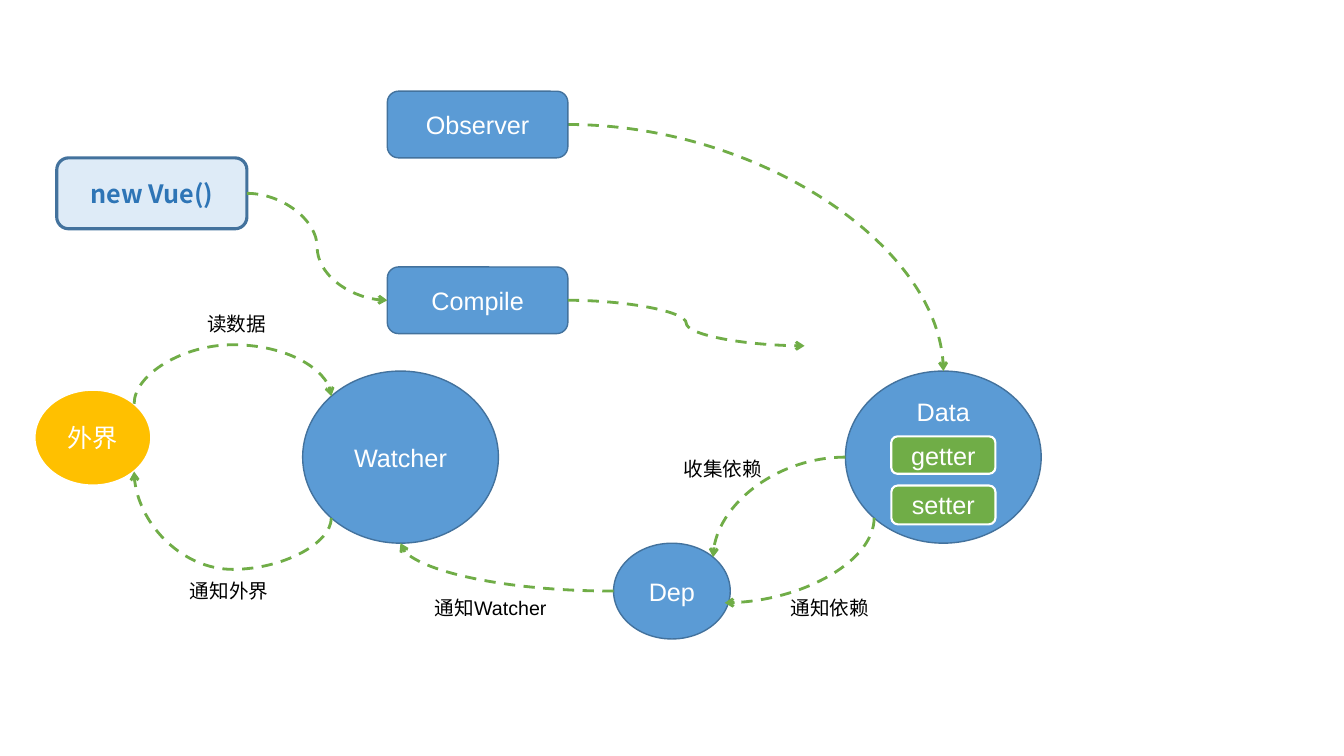
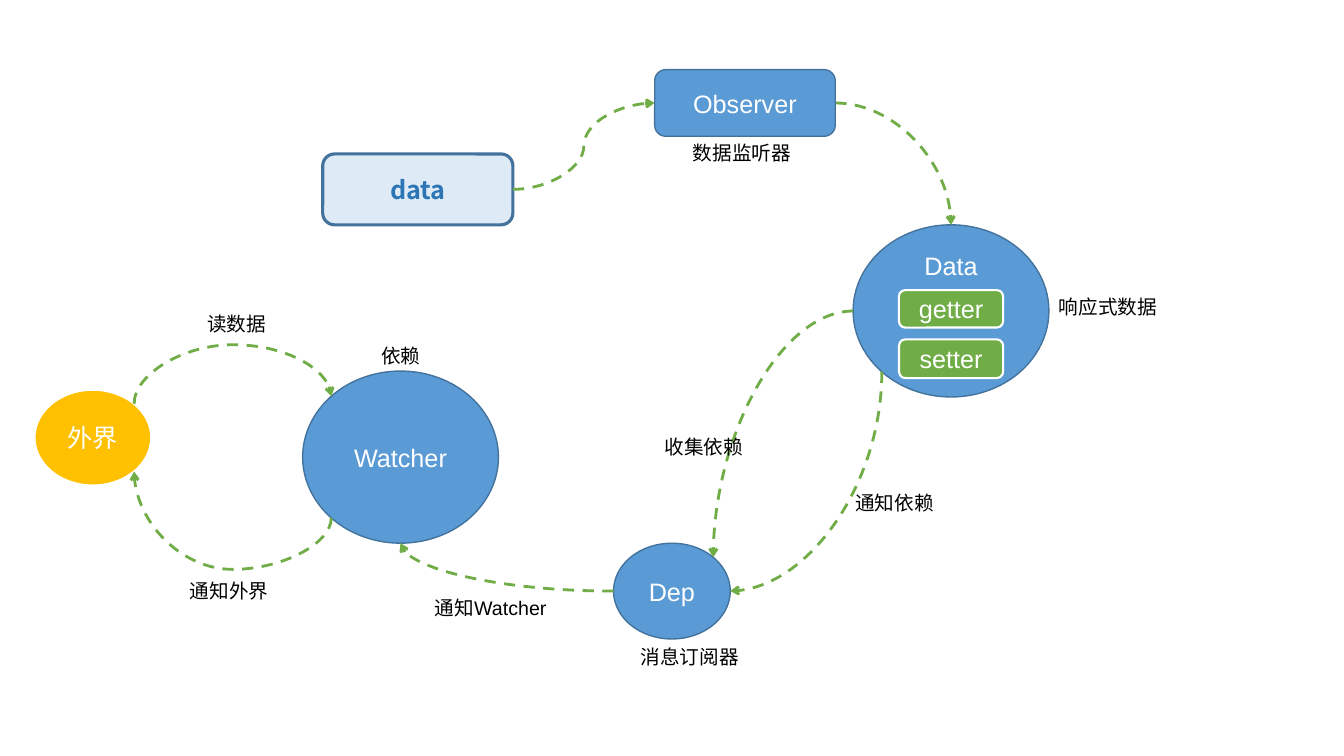
Before and after one commit to kcikkick/mvvm-demo, a slide deck: slide 3 of ppt/演示文稿1.pptx. Drawn at 1344x756 pixels with LibreOffice and Linux fonts; fonts in the diff are those of the drawing. Boxes give left, top, right and bottom in pixels: in the first picture for what was removed or moved away, otherwise in the second. Text is boxed around its words. In the diff, an @@ line names an element or a change of style, - is before the commit and + after.

Commit message:
update ppt

```diff
--- a/ppt/演示文稿1.pptx
+++ b/ppt/演示文稿1.pptx
@@ rounded rectangle "Observer" moved from (x1=387, y1=91, x2=568, y2=157) to (x1=655, y1=70, x2=836, y2=136) @@
@@ curved arrow moved from (247, 194) - (387, 300) to (513, 190) - (655, 103) @@
@@ curved arrow moved from (568, 125) - (944, 371) to (836, 103) - (952, 225) @@
@@ text added at (x1=693, y1=143, x2=791, y2=162), 14 pt, text #000000 @@
+数据监听器
@@ rounded rectangle removed at (x1=56, y1=158, x2=247, y2=229) @@
-new Vue()
@@ rounded rectangle added at (x1=323, y1=154, x2=513, y2=225), fill #DEEBF7, outline #43739E 2.25 pt, 18 pt, text #2E75B6, bold @@
+data
@@ ellipse "Data" moved from (x1=846, y1=371, x2=1042, y2=543) to (x1=853, y1=225, x2=1049, y2=397) @@
@@ rounded rectangle removed at (x1=387, y1=267, x2=568, y2=334) @@
-Compile
@@ rounded rectangle "getter" moved from (x1=891, y1=437, x2=995, y2=474) to (x1=899, y1=290, x2=1003, y2=328) @@
@@ text added at (x1=1059, y1=297, x2=1157, y2=316), 14 pt, text #000000 @@
+响应式数据
@@ curved arrow removed from (568, 300) to (805, 346) @@
@@ curved arrow moved from (846, 457) - (714, 558) to (853, 311) - (714, 558) @@
@@ text added at (x1=381, y1=346, x2=420, y2=365), 14 pt, text #000000 @@
+依赖
@@ rounded rectangle "setter" moved from (x1=891, y1=486, x2=995, y2=525) to (x1=899, y1=340, x2=1003, y2=379) @@
@@ curved arrow moved from (874, 518) - (725, 603) to (882, 372) - (731, 591) @@
@@ text "收集依赖" rewrapped from (x1=683, y1=459, x2=761, y2=478) to (x1=665, y1=434, x2=743, y2=460) @@
@@ text "通知依赖" rewrapped from (x1=790, y1=598, x2=868, y2=617) to (x1=855, y1=489, x2=933, y2=512) @@
@@ text added at (x1=641, y1=647, x2=739, y2=666), 14 pt, text #000000 @@
+消息订阅器
```
Also in this commit, not shown: 4 slides added, 2 other files.
